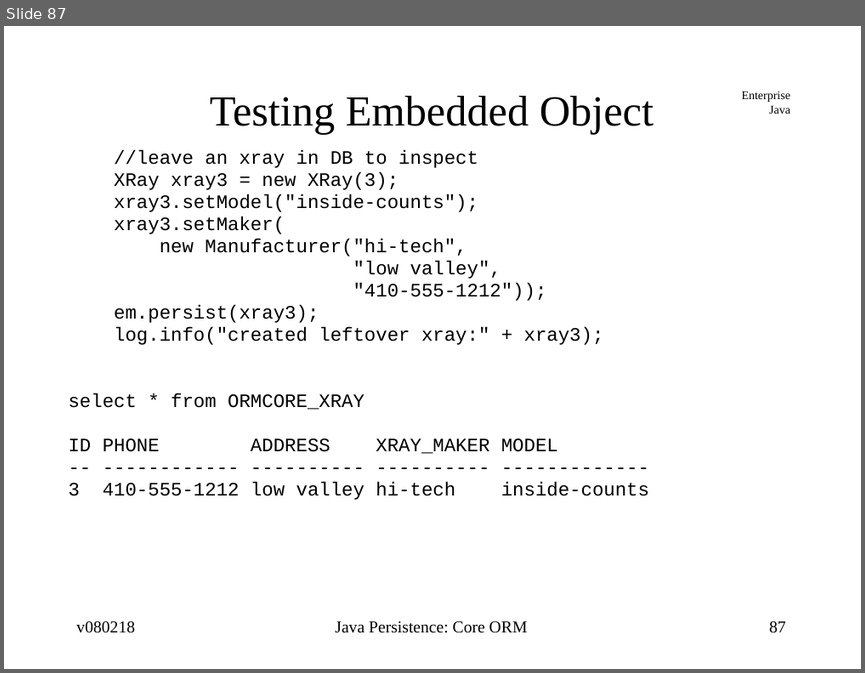
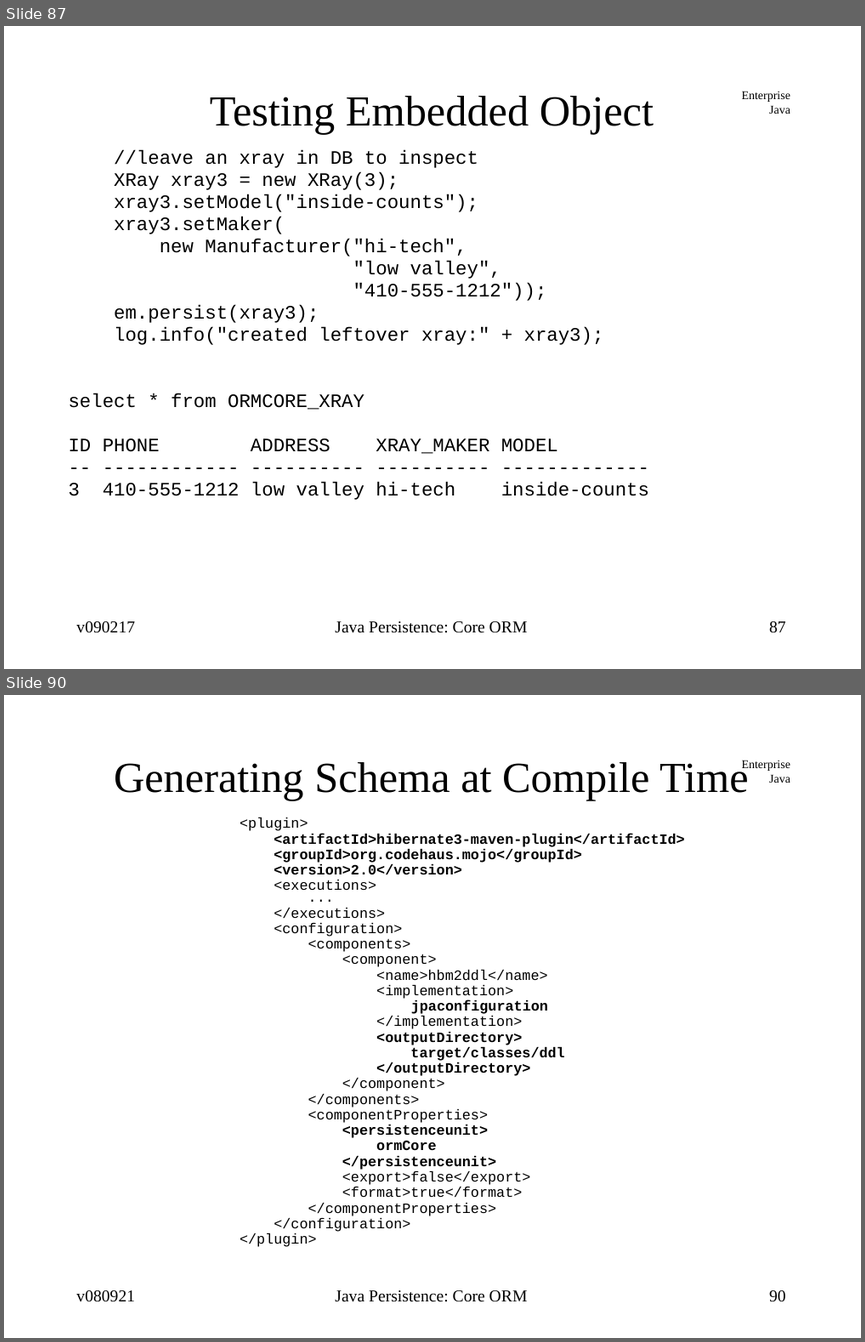
Before and after one commit to jcstaff/ejava-javaee, a slide deck: ormCore/src/site/resources/lectures/ormCore.ppt. Shown one above the other, each under a label of ours: slide 87 before the commit, slides 87 and 90 after it; the slides between them are not shown. The pictures are 865x673 and 865x1342 pixels, drawn with LibreOffice and Linux fonts; fonts in the diff are those of the drawing. Boxes give left, top, right and bottom in pixels: in the first picture for what was removed or moved away, otherwise in the second. Text is boxed around its words. In the diff, an @@ line names an element or a change of style, - is before the commit and + after.

```diff
--- a/ormCore/src/site/resources/lectures/ormCore.ppt
+++ b/ormCore/src/site/resources/lectures/ormCore.ppt
@@ slide 90 added at (4, 695, 861, 1338), background #FFFFFF; not listed: 1 template element that a slide beside it also shows @@
@@ title added at (114, 760, 748, 801), 36 pt, text #000000 @@
+Generating Schema at Compile Time
@@ text added at (239, 817, 685, 1247), 12 pt, text #000000 @@
+<plugin>
+<artifactId>hibernate3-maven-plugin</artifactId>
+<groupId>org.codehaus.mojo</groupId>
+<version>2.0</version>
+<executions>
+        ...
+</executions>
+<configuration>
+<components>
+<component>
+<name>hbm2ddl</name>
+<implementation>
+jpaconfiguration
+</implementation>
+<outputDirectory>
+target/classes/ddl
+</outputDirectory>
+</component>
+</components>
+<componentProperties>
+<persistenceunit>
+ormCore
+</persistenceunit>
+<export>false</export>
+<format>true</format>
+</componentProperties>
+</configuration>
+</plugin>
@@ text added at (76, 1290, 135, 1302), 14 pt, text #000000 @@
+v080921
@@ text added at (335, 1290, 528, 1302), 14 pt, text #000000 @@
+Java Persistence: Core ORM
@@ page number added at (769, 1290, 786, 1302), 14 pt, text #000000 @@
+90
@@ slide 87 changed as well @@
@@ text at (76, 621, 135, 633): text changed @@
-v080218
+v090217
```
Also in this commit, not shown: 89 other slides changed, 5 other slides added, 5 other files.
